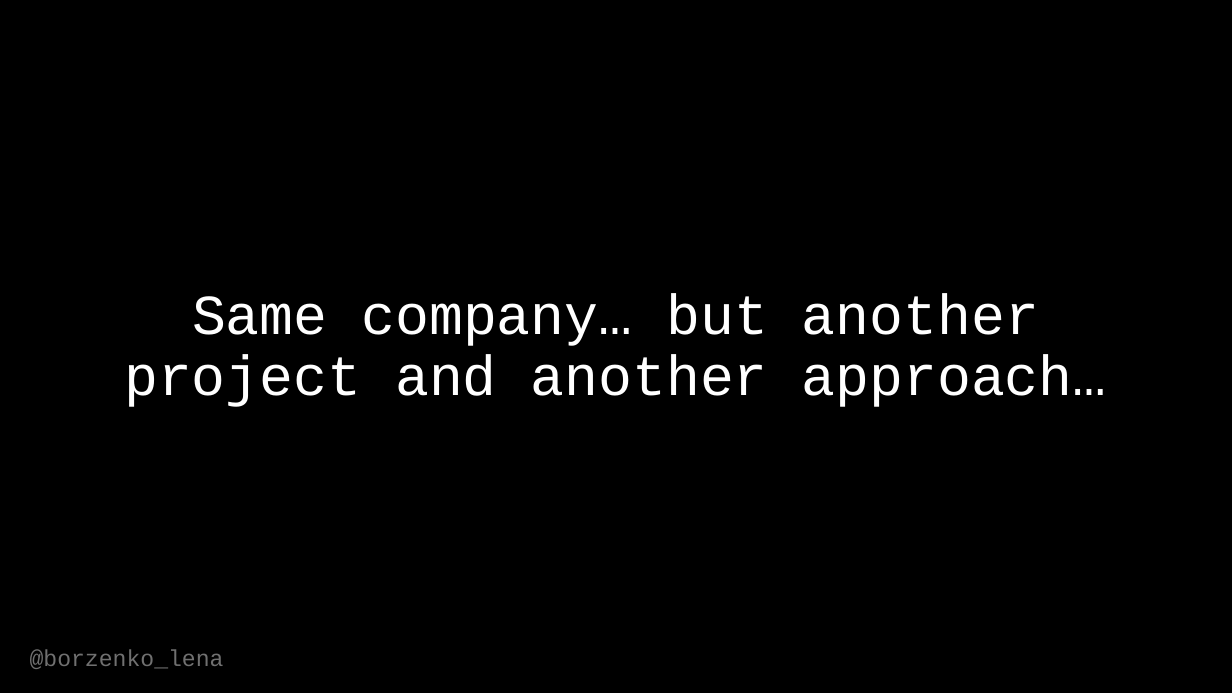
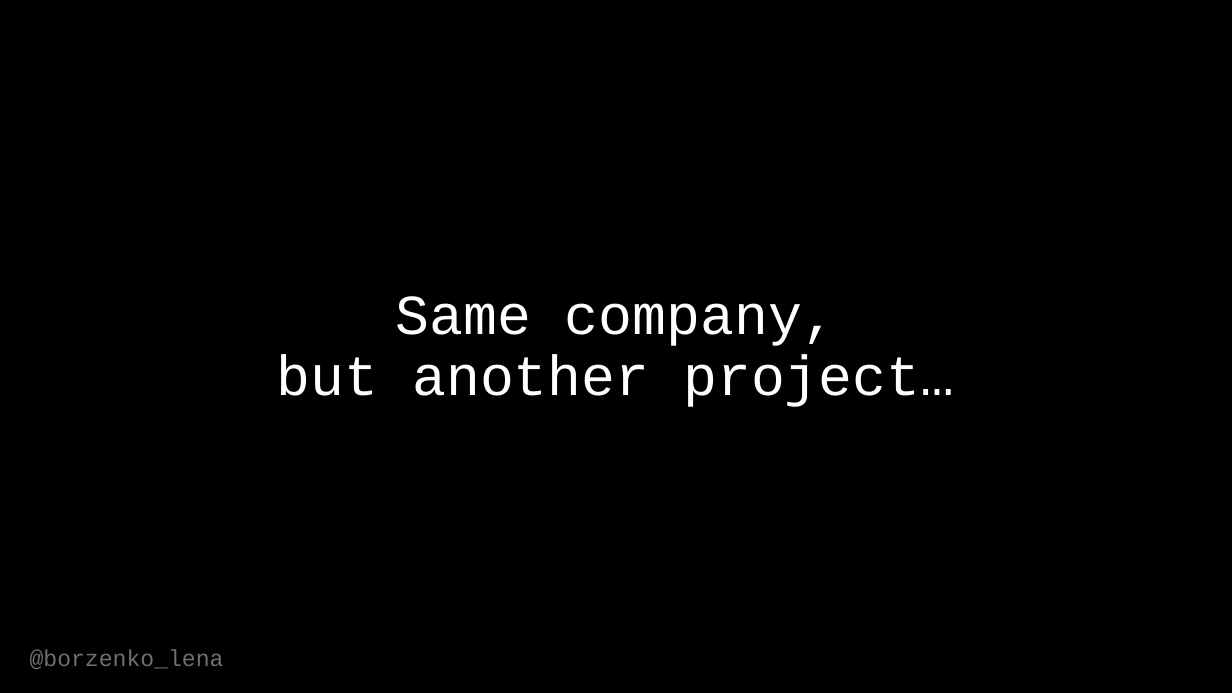
Before and after one commit to OlenaBorzenko/Presentations, a slide deck: slide 16 of TDD_Misconceptions.pptx (slide 14 before the commit). Drawn at 1232x693 pixels with LibreOffice and Linux fonts; fonts in the diff are those of the drawing. Boxes give left, top, right and bottom in pixels: in the first picture for what was removed or moved away, otherwise in the second. Text is boxed around its words. In the diff, an @@ line names an element or a change of style, - is before the commit and + after.

```diff
--- a/TDD_Misconceptions.pptx
+++ b/TDD_Misconceptions.pptx
@@ title at (277,296,954,407): text changed @@
-Same company… but another project and another approach…
+Same company,
+but another project…
```
Also in this commit, not shown: 2 other slides changed, 3 slides added, 1 slide removed.
